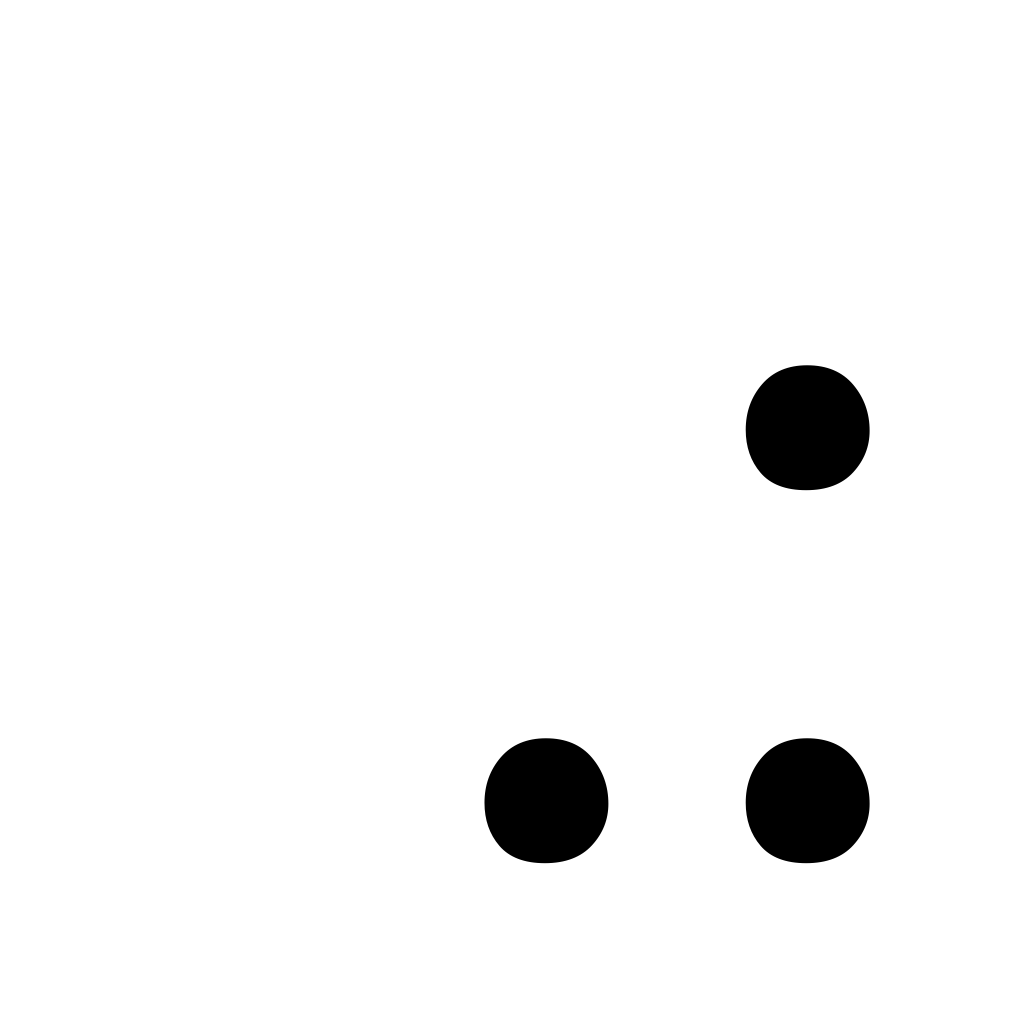
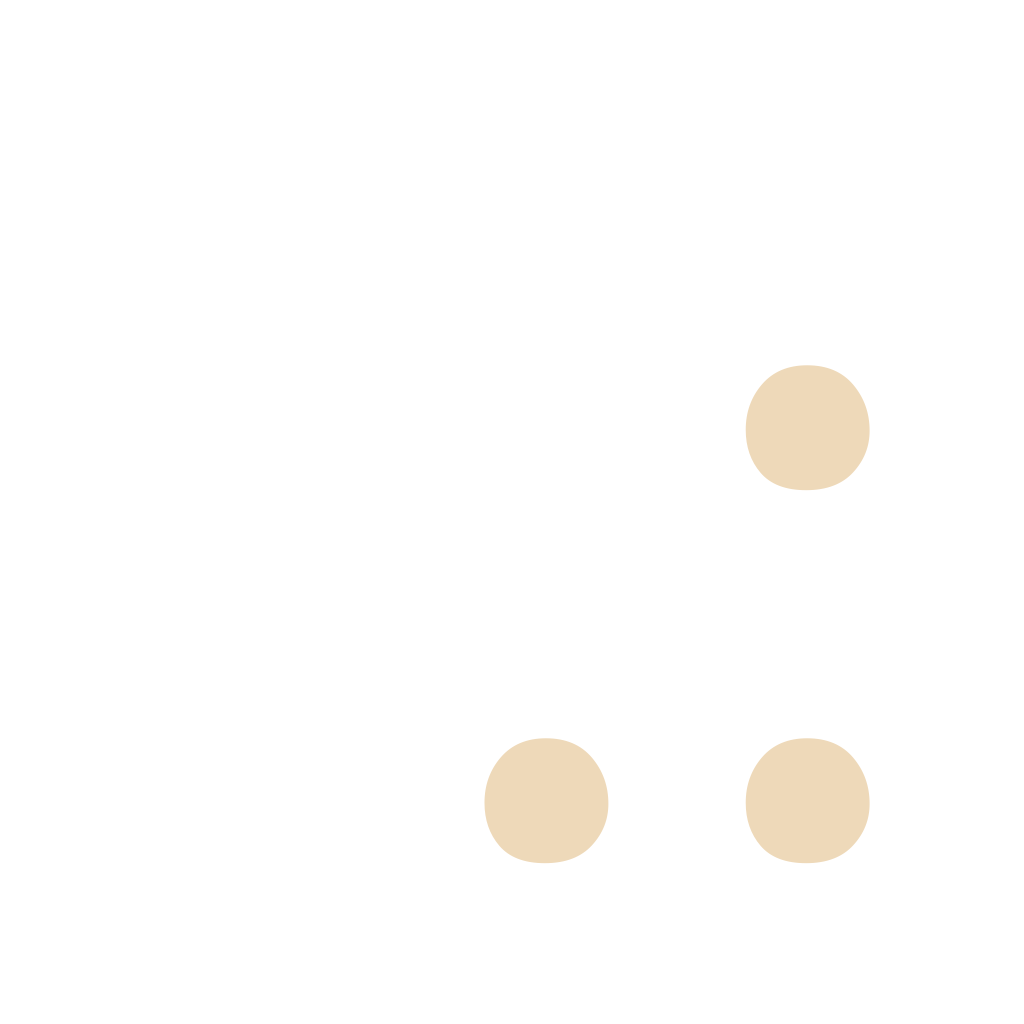
Layered file, before and after one edit (w=1024, h=1024). Changes by layer:
painted on ".:" over [484, 365, 870, 864]